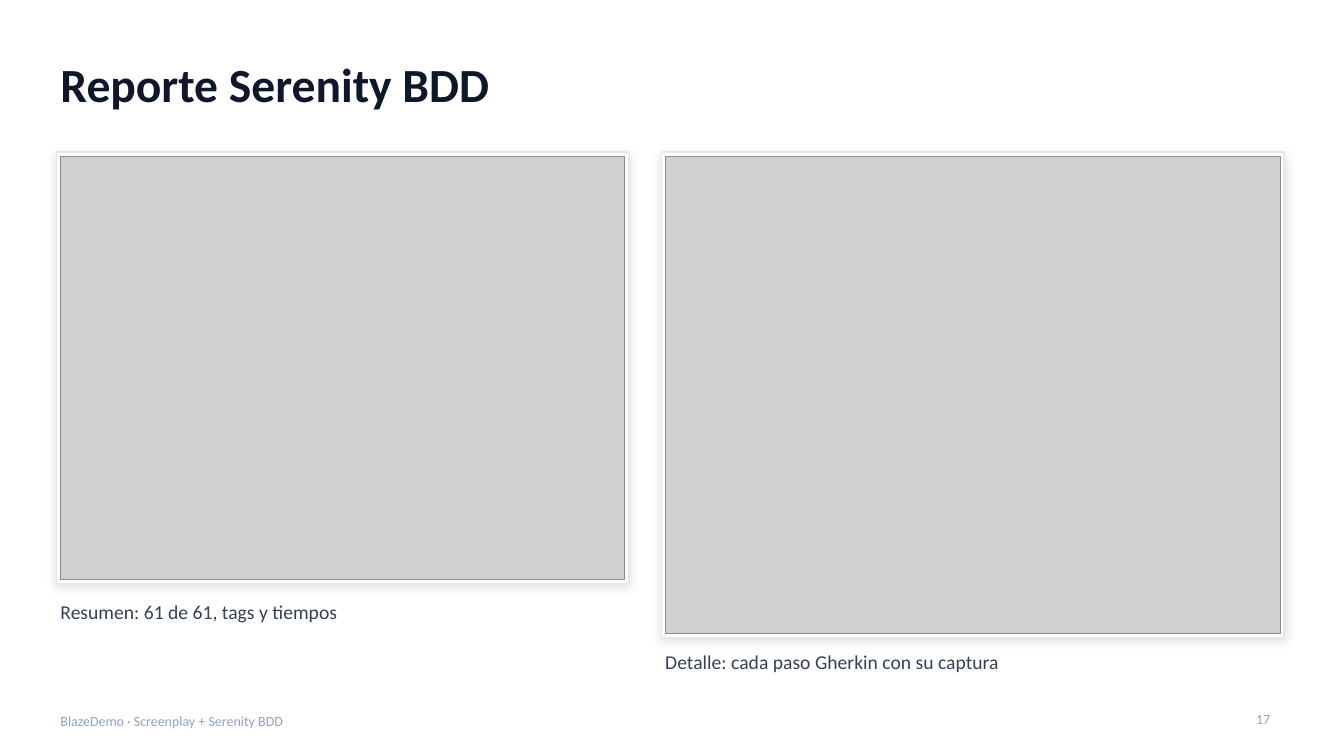
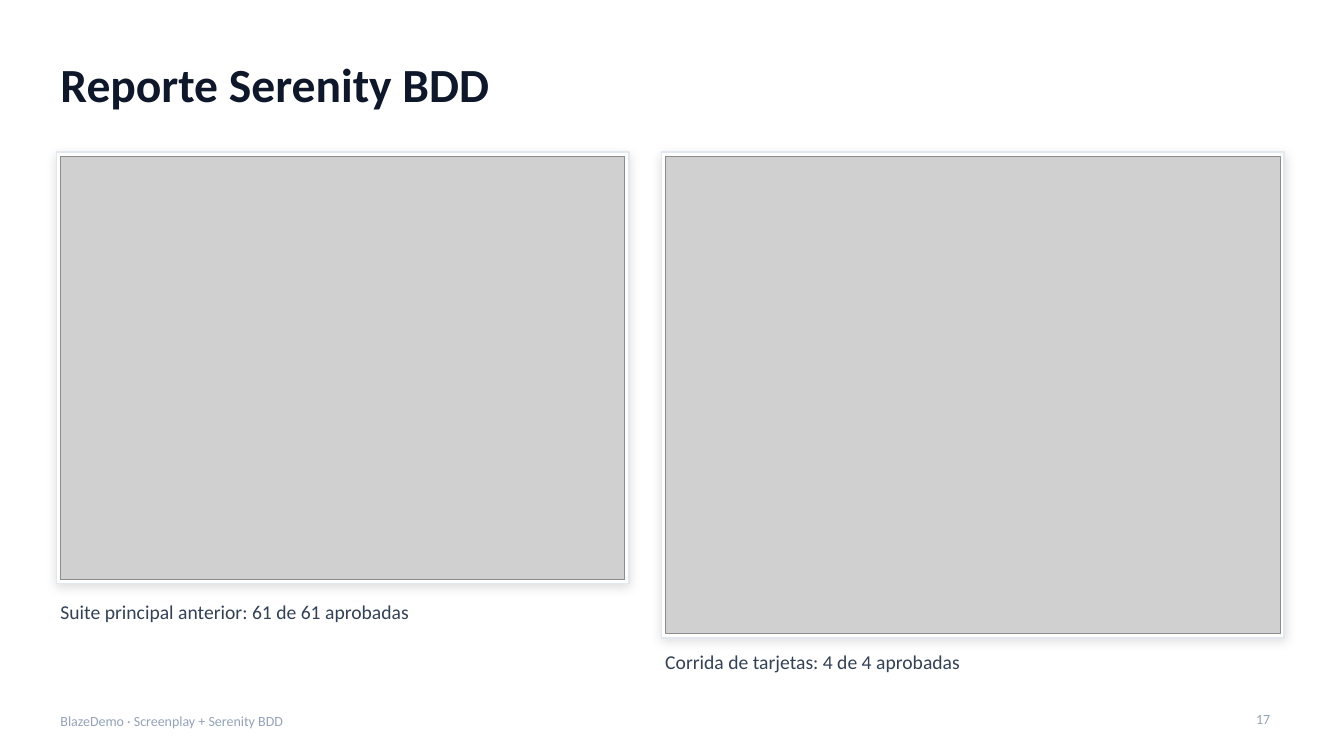
Before and after one commit to Santiagodutr/blazedemo-screenplay-serenity, a slide deck: slide 17 of presentacion/BlazeDemo_Screenplay_Sustentacion.pptx. Drawn at 1344x756 pixels with LibreOffice and Linux fonts; fonts in the diff are those of the drawing; grey boxes stand for pictures. Boxes give left, top, right and bottom in pixels: in the first picture for what was removed or moved away, otherwise in the second. Text is boxed around its words. In the diff, an @@ line names an element or a change of style, - is before the commit and + after.

Commit message:
Actualiza Gherkin, pruebas de tarjetas y evidencias de Serenity

```diff
--- a/presentacion/BlazeDemo_Screenplay_Sustentacion.pptx
+++ b/presentacion/BlazeDemo_Screenplay_Sustentacion.pptx
@@ text at [60,605,409,622]: text changed @@
-Resumen: 61 de 61, tags y tiempos
+Suite principal anterior: 61 de 61 aprobadas
@@ text at [665,655,960,673]: text changed @@
-Detalle: cada paso Gherkin con su captura
+Corrida de tarjetas: 4 de 4 aprobadas
```
Also in this commit, not shown: 7 other slides changed, 9 other files.
